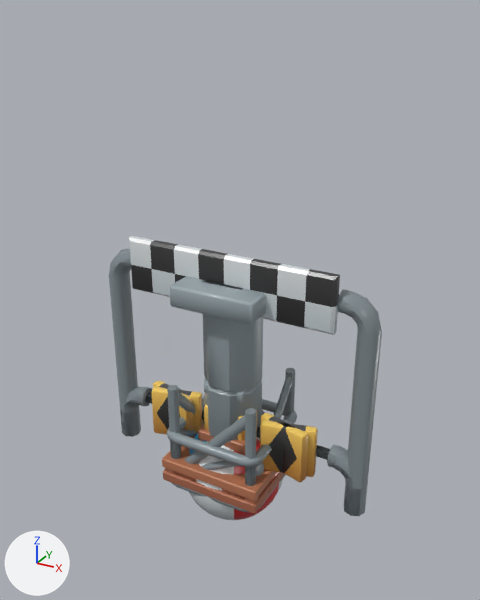
The glTF model public/models/world-sky.glb, before and after one commit.
Before and after are seen from a 50 mm camera at (5.28, -9.33, 8.29) aimed at (0.1, 0.09, 3.58). The axes (+X, +Y, +Z) are drawn at lower left. The lights are the same throughout. The picture after the commit comes second. Where no turn or scale is listed for an object, it has been applied to the vertices.

The first picture shows 'ball.001', 'floor_wood_2x2.001', 'pillar_2x2x4.001', 'signage_arrows_left.001', 'signage_arrows_right.001', 'signage_finish.001', 'signage_finish_board', 'structure_B.001', 'structure_C.001' and 5 more.
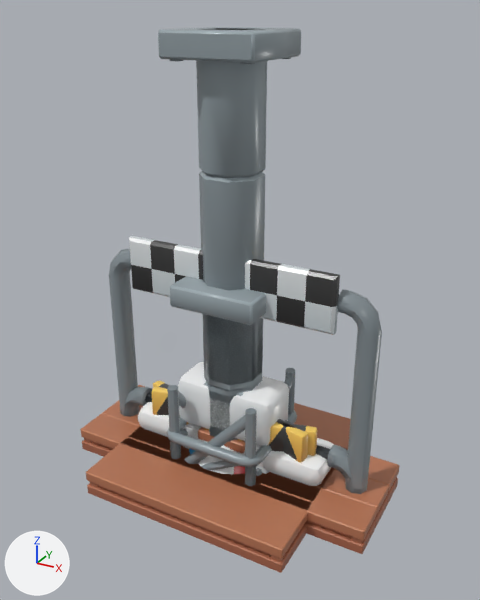
What differs and where, as boxes [x1, y1, x2, y2] in the pictures (480 x 600 px):
'pillar_2x2x8.001', added
    after: [158, 27, 301, 448]
'floor_wood_4x4.001', added (brown)
    after: [86, 403, 350, 573]
'floor_wood_2x6.001', added
    after: [80, 385, 400, 554]
'barrier_2x1x2.001', added
    after: [178, 362, 289, 474]
'barrier_4x1x1.001', added
    after: [138, 402, 334, 486]
'pillar_1x1x8.001', added (mostly hidden)
    after: [198, 28, 254, 30]
'floor_wood_2x2.001', unchanged, covered by the edit
    before: [162, 424, 285, 514]
    after: [167, 446, 270, 491]
'ball.001', unchanged, covered by the edit
    before: [189, 433, 282, 520]
    after: [189, 445, 245, 474]

What the commit changed:
Mesh me_barrier_4x1x1 is new.
It has 108 vertices, 212 faces and spans x -2.0..2.0, y -0.5..0.5, z 0.0..1.0.
It uses material mat_platformer (picture img_platformer_texture).
Mesh me_barrier_2x1x2 is new.
It has 108 vertices, 212 faces and spans x -1.0..1.0, y -0.5..0.5, z 0.0..2.0.
It uses material mat_platformer (picture img_platformer_texture).
Mesh me_pillar_1x1x8 is new.
It has 168 vertices, 248 faces and spans x -0.4..0.4, y -0.4..0.4, z 0.0..8.0.
It uses material mat_platformer (picture img_platformer_texture).
Mesh me_pillar_2x2x8 is new.
It has 216 vertices, 344 faces and spans x -0.8..0.8, y -0.8..0.8, z 0.0..8.0.
It uses material mat_platformer (picture img_platformer_texture).
Mesh me_floor_wood_2x6 is new.
It has 232 vertices, 344 faces and spans x -3.0..3.0, y -1.0..1.0, z 0.0..0.5.
It uses material mat_platformer (picture img_platformer_texture).
Mesh me_floor_wood_4x4 is new.
It has 232 vertices, 344 faces and spans x -2.0..2.0, y -2.0..2.0, z 0.0..0.5.
It uses material mat_platformer (picture img_platformer_texture).
Object 'barrier_4x1x1.001' (ob_barrier_4x1x1_001) is new; it shows me_barrier_4x1x1.
Its location is (0.0, 0.0, 0.0).
Object 'barrier_2x1x2.001' (ob_barrier_2x1x2_001) is new; it shows me_barrier_2x1x2.
Its location is (0.0, 0.0, 0.0).
Object 'pillar_1x1x8.001' (ob_pillar_1x1x8_001) is new; it shows me_pillar_1x1x8.
Its location is (0.0, 0.0, 0.0).
Object 'pillar_2x2x8.001' (ob_pillar_2x2x8_001) is new; it shows me_pillar_2x2x8.
Its location is (0.0, 0.0, 0.0).
Object 'floor_wood_2x6.001' (ob_floor_wood_2x6_001) is new; it shows me_floor_wood_2x6.
Its location is (0.0, 0.0, 0.0).
Object 'floor_wood_4x4.001' (ob_floor_wood_4x4_001) is new; it shows me_floor_wood_4x4.
Its location is (0.0, 0.0, 0.0).
